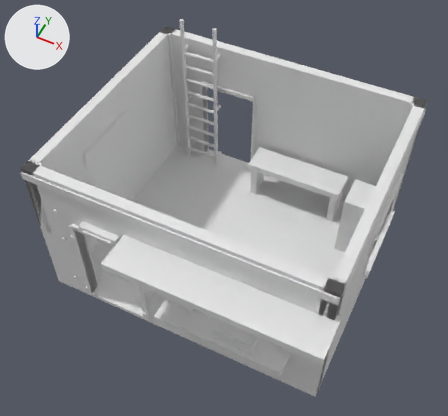
What one commit did to the OBJ model assets/tts/faultline-first-ruin-r1/weigh-office-open.obj.
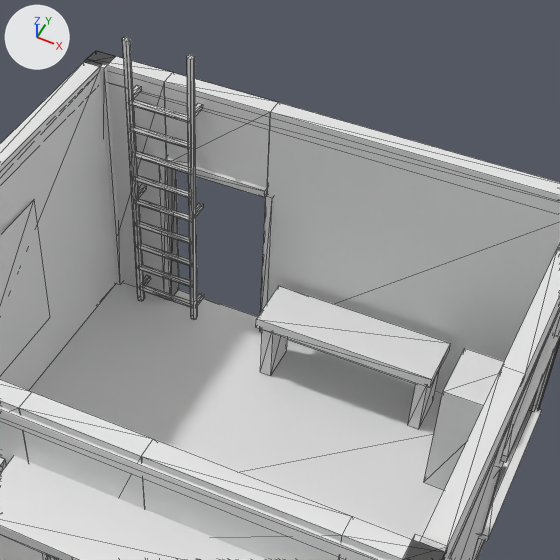
Each version is shown whole from a 50 mm camera at (3.05, -6.48, 9.09) aimed at (0.02, -0.41, 1.5), then close up on the part from 26% to 90% of the width and 0% to 69% of the height. The lights are fixed; the arrows at upper left show +X, +Y and +Z. The last two pictures show the newer version. The close-ups show mesh edges as thin lines. Where no turn or scale is listed for an object, it has been applied to the vertices.

The first close-up shows 'weigh-office-open'.
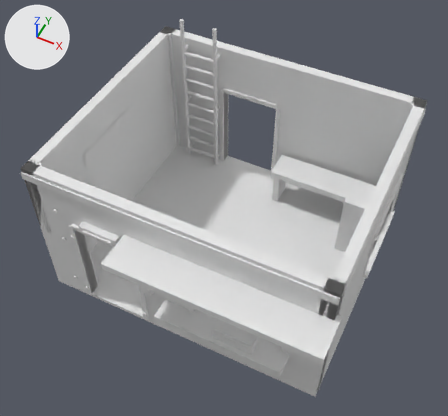
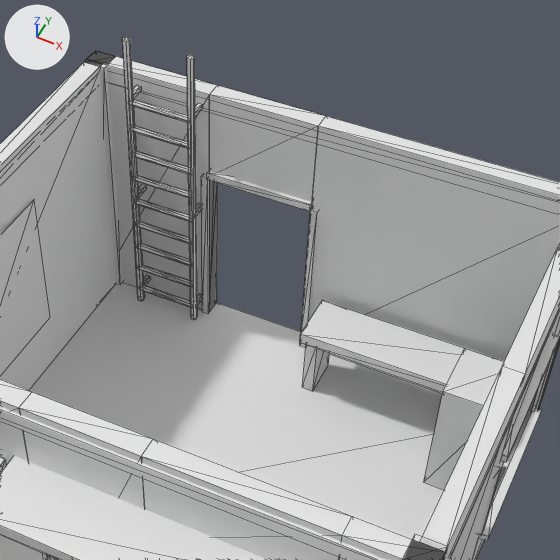
The change, as JSON lines over the scene's bpy script:
```json
{"block": "me_weigh_office_open", "where": "me_weigh_office_open.from_pydata(...)  # 734 vertices, 1222 faces; spans x -2.51..2.51, y -2.65..2.12, z 0.0..3.26"}
{"block": "me_weigh_office_open", "where": "# used by ob_weigh_office_open; location = (0.0, 0.0, 0.0)"}
{"block": "me_weigh_office_open", "change": "me_weigh_office_open part 1: the loose piece of 8 vertices spanning x -0.53..-0.46, y 1.88..2.1, z 0.08..1.88 is moved by (0.46, 0.0, 0.0)"}
{"block": "me_weigh_office_open", "change": "me_weigh_office_open part 2: the loose piece of 8 vertices spanning x -1.67..-1.6, y 1.88..2.1, z 0.08..1.88 is moved by (0.46, 0.0, 0.0)"}
{"block": "me_weigh_office_open", "change": "me_weigh_office_open part 3: the loose piece of 8 vertices spanning x -1.6..-0.53, y 1.86..2.12, z 1.88..1.95 is moved by (0.46, 0.0, 0.0)"}
{"block": "me_weigh_office_open", "change": "me_weigh_office_open part 4: the loose piece of 8 vertices spanning x -0.32..1.48, y 1.28..1.81, z 0.77..0.88 is moved by (0.47, 0.0, 0.0)"}
{"block": "me_weigh_office_open", "change": "me_weigh_office_open part 5: the loose piece of 8 vertices spanning x -0.28..-0.16, y 1.35..1.75, z 0.08..0.77 is moved by (0.47, 0.0, 0.0)"}
{"block": "me_weigh_office_open", "change": "me_weigh_office_open part 6: the loose piece of 8 vertices spanning x 1.32..1.44, y 1.35..1.75, z 0.08..0.77 is moved by (0.47, 0.0, 0.0)"}
{"block": "me_weigh_office_open", "change": "me_weigh_office_open part 7: all 4 vertices in x -1.6, y 1.91..2.08, z 1.88..2.8 are moved by (0.46, 0.0, 0.0)"}
{"block": "me_weigh_office_open", "change": "me_weigh_office_open part 8: all 4 vertices in x -0.53, y 1.91..2.08, z 1.88..2.8 are moved by (0.46, 0.0, 0.0)"}
{"block": "me_weigh_office_open", "change": "me_weigh_office_open part 9: all 2 vertices in x -1.6, y 1.9..2.08, z 0.08 are moved by (0.46, 0.0, 0.0)"}
{"block": "me_weigh_office_open", "change": "me_weigh_office_open part 10: all 2 vertices in x -0.53, y 1.9..2.08, z 0.08 are moved by (0.46, 0.0, 0.0)"}
```

What differs and where, as boxes [x1, y1, x2, y2] in the close-ups (560 x 560 px; the box of a moved part takes in the faces that stretch with it):
```json
{"part": 1, "of": "me_weigh_office_open", "change": "moved or reshaped", "before": [260, 195, 273, 332], "after": [300, 209, 318, 348]}
{"part": 2, "of": "me_weigh_office_open", "change": "moved or reshaped", "before": [159, 165, 179, 300], "after": [201, 175, 218, 314]}
{"part": 3, "of": "me_weigh_office_open", "change": "moved or reshaped", "before": [165, 157, 267, 197], "after": [207, 171, 312, 211]}
{"part": 4, "of": "me_weigh_office_open", "change": "moved or reshaped", "before": [256, 286, 451, 387], "after": [300, 300, 465, 392]}
{"part": 5, "of": "me_weigh_office_open", "change": "moved or reshaped", "before": [260, 329, 287, 376], "after": [303, 345, 330, 391]}
{"part": 6, "of": "me_weigh_office_open", "change": "moved or reshaped", "before": [408, 372, 439, 429], "on screen": "not visible afterwards"}
{"part": 7, "of": "me_weigh_office_open", "change": "moved or reshaped", "before": [87, 52, 173, 228], "after": [88, 52, 217, 249]}
{"part": 8, "of": "me_weigh_office_open", "change": "moved or reshaped", "before": [164, 73, 560, 195], "after": [209, 85, 560, 202]}
{"part": 9, "of": "me_weigh_office_open", "change": "moved or reshaped", "before": [119, 84, 178, 295], "after": [120, 96, 217, 311]}
{"part": 10, "of": "me_weigh_office_open", "change": "moved or reshaped", "before": [267, 112, 560, 393], "after": [309, 126, 560, 393]}
```
